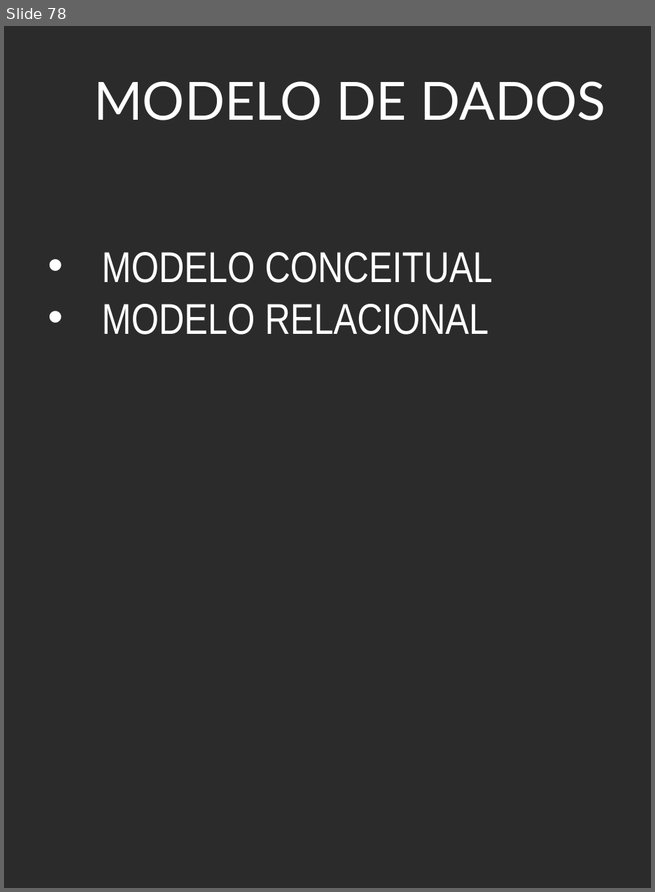
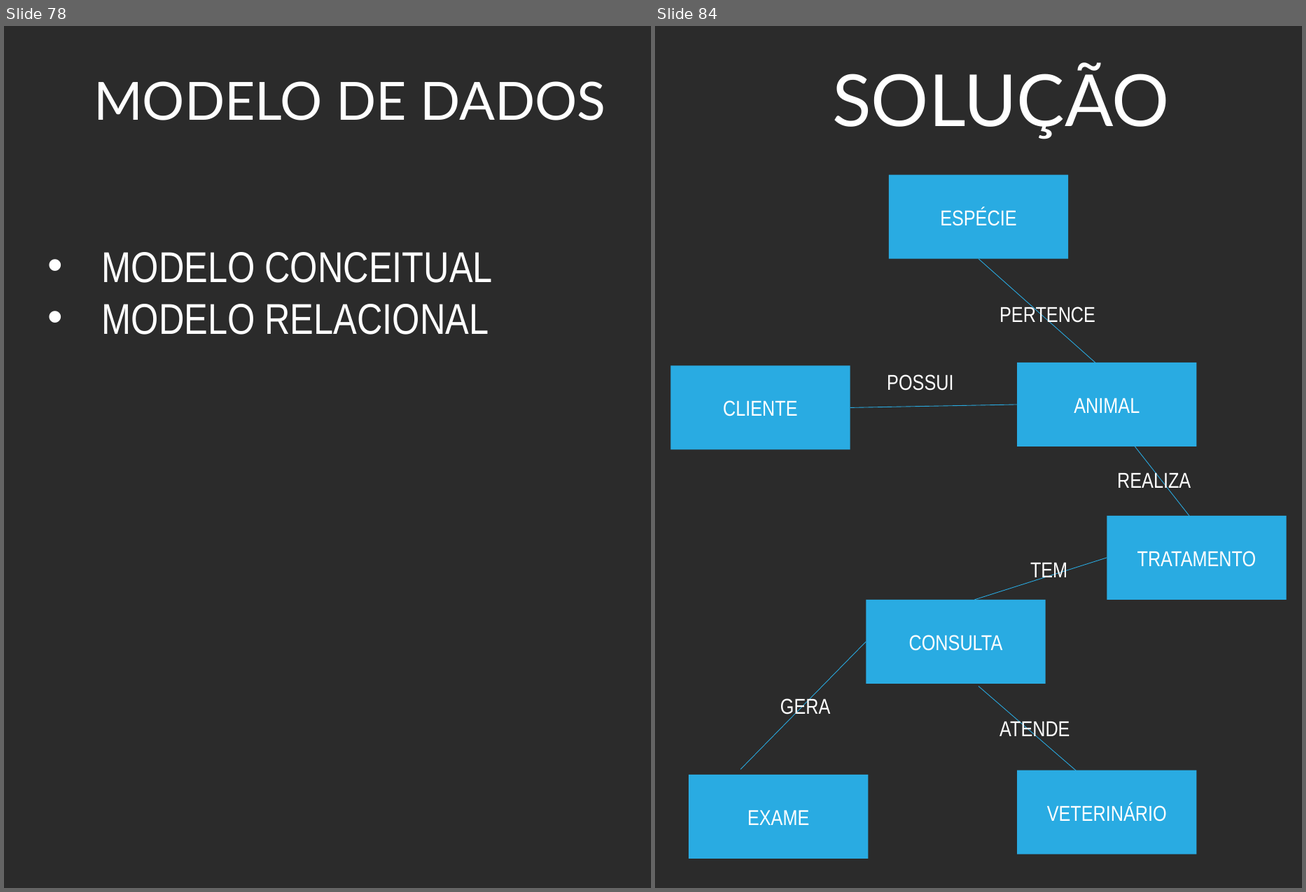
Before and after one commit to adilsonlopesoracle/BancodeDados_Gracas, a slide deck: BANCO DE DADOS_Atualizado.pptx. Shown side by side, each under a label of ours: slide 78 before the commit, slides 78 and 84 after it; the slides between them are not shown. The pictures are 655x892 and 1306x892 pixels, drawn with LibreOffice and Linux fonts; fonts in the diff are those of the drawing; background and template pictures are left out; a plain dark background stands for a picture behind light text. Boxes give left, top, right and bottom in pixels: in the first picture for what was removed or moved away, otherwise in the second. Text is boxed around its words. In the diff, an @@ line names an element or a change of style, - is before the commit and + after.

```diff
--- a/BANCO DE DADOS_Atualizado.pptx
+++ b/BANCO DE DADOS_Atualizado.pptx
@@ slide 84 added at (655, 26, 1302, 888), background picture (left out) @@
@@ title added at (832, 64, 1169, 139), 60 pt, text #FFFFFF @@
+SOLUÇÃO
@@ rectangle added at (889, 175, 1068, 259), fill #29ABE2, 18 pt, text #FFFFFF @@
+ESPÉCIE
@@ line added from (978, 259) to (1095, 362), #29ABE2 0.5 pt @@
@@ text added at (999, 305, 1095, 326), 18 pt, text #FFFFFF @@
+PERTENCE
@@ rectangle added at (670, 366, 850, 450), fill #29ABE2, 18 pt, text #FFFFFF @@
+CLIENTE
@@ text added at (887, 375, 953, 391), 18 pt, text #FFFFFF @@
+POSSUI
@@ rectangle added at (1017, 362, 1197, 446), fill #29ABE2, 18 pt, text #FFFFFF @@
+ANIMAL
@@ line added from (850, 408) to (1017, 405), #29ABE2 0.5 pt @@
@@ line added from (1132, 443) to (1213, 547), #29ABE2 0.5 pt @@
@@ text added at (1117, 470, 1191, 492), 18 pt, text #FFFFFF @@
+REALIZA
@@ rectangle added at (1107, 516, 1286, 599), fill #29ABE2, 18 pt, text #FFFFFF @@
+TRATAMENTO
@@ line added from (975, 599) to (1107, 558), #29ABE2 0.5 pt @@
@@ text added at (1030, 563, 1067, 582), 18 pt, text #FFFFFF @@
+TEM
@@ rectangle added at (866, 599, 1046, 683), fill #29ABE2, 18 pt, text #FFFFFF @@
+CONSULTA
@@ line added from (740, 769) to (866, 642), #29ABE2 0.5 pt @@
@@ text added at (780, 697, 830, 718), 18 pt, text #FFFFFF @@
+GERA
@@ line added from (1088, 781) to (978, 687), #29ABE2 0.5 pt @@
@@ text added at (999, 719, 1069, 741), 18 pt, text #FFFFFF @@
+ATENDE
@@ rectangle added at (689, 774, 868, 858), fill #29ABE2, 18 pt, text #FFFFFF @@
+EXAME
@@ rectangle added at (1017, 770, 1197, 854), fill #29ABE2, 18 pt, text #FFFFFF @@
+VETERINÁRIO
```
Also in this commit, not shown: 89 other slides added, 1 slide removed.
